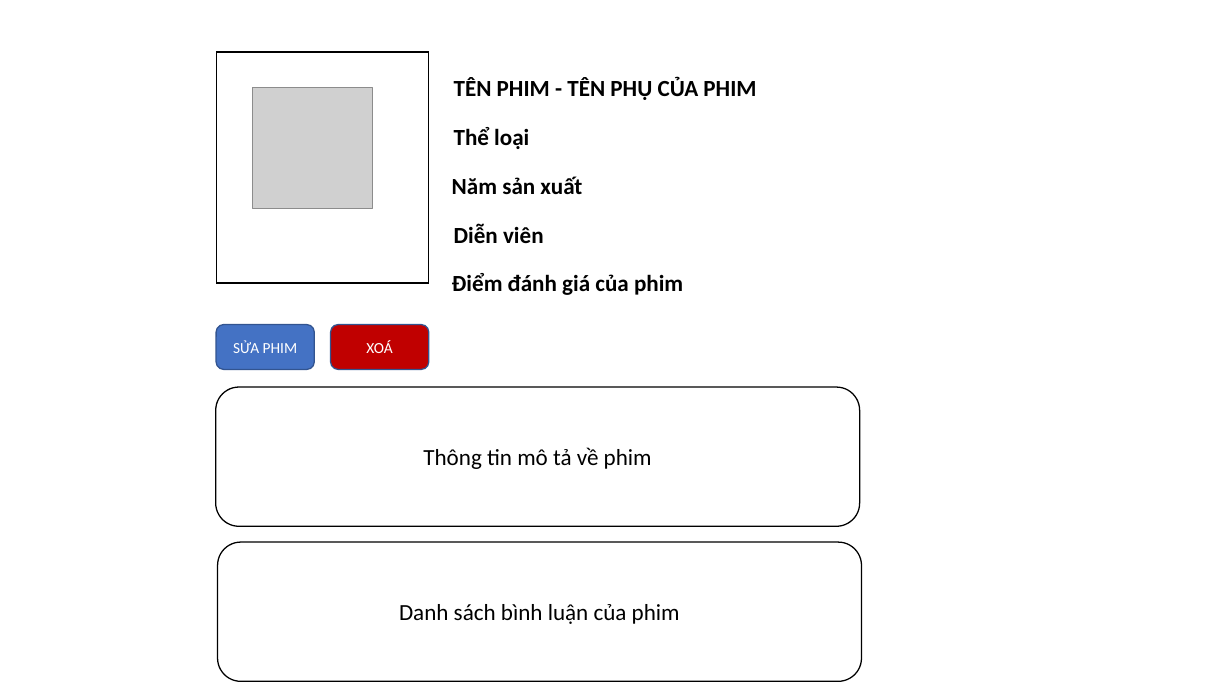
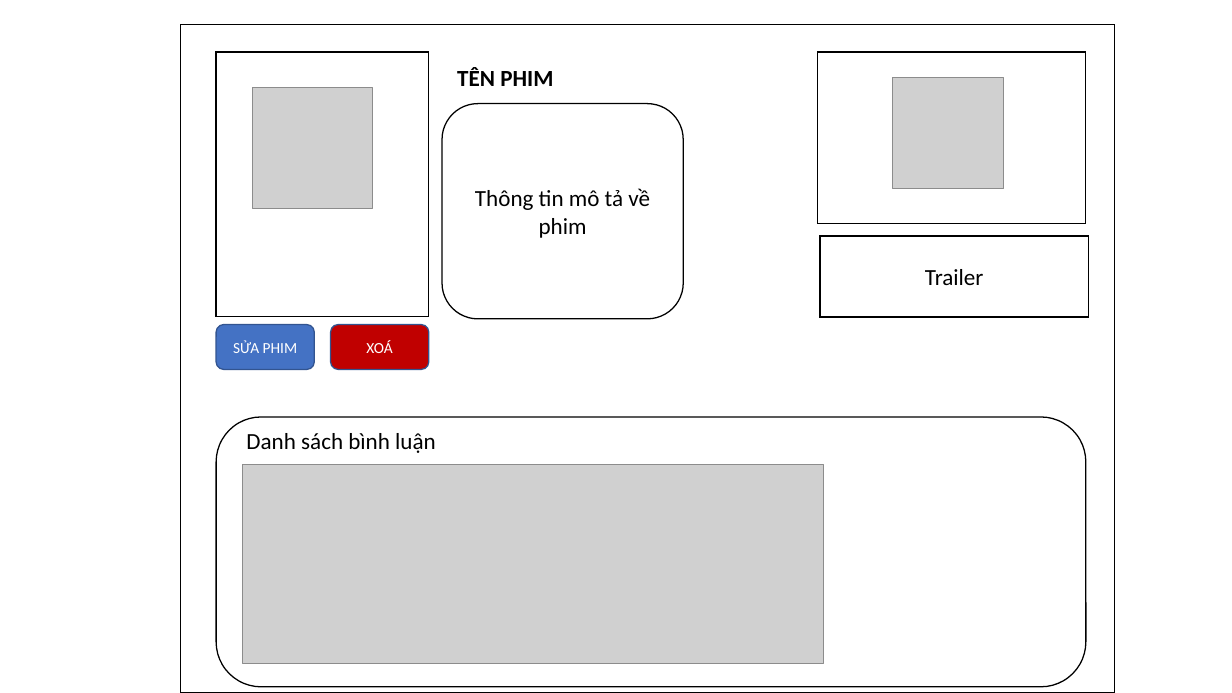
Before and after one commit to namnguyenbk/grad-thesis, a slide deck: slide 12 of Mockup-UI.pptx (slide 9 before the commit). Drawn at 1232x693 pixels with LibreOffice and Linux fonts; fonts in the diff are those of the drawing; grey boxes stand for pictures. Boxes give left, top, right and bottom in pixels: in the first picture for what was removed or moved away, otherwise in the second. Text is boxed around its words. In the diff, an @@ line names an element or a change of style, - is before the commit and + after.

```diff
--- a/Mockup-UI.pptx
+++ b/Mockup-UI.pptx
@@ rectangle added at (x1=181, y1=24, x2=1115, y2=693), fill #FFFFFF, outline #000000 1 pt @@
@@ rectangle resized from (x1=216, y1=52, x2=429, y2=283) to (x1=216, y1=52, x2=429, y2=317) @@
@@ rectangle added at (x1=818, y1=52, x2=1086, y2=223), fill #FFFFFF, outline #000000 1 pt @@
@@ text at (x1=457, y1=67, x2=553, y2=86): text changed @@
-TÊN PHIM - TÊN PHỤ CỦA PHIM
+TÊN PHIM
@@ picture added at (x1=893, y1=78, x2=1004, y2=189) @@
@@ rounded rectangle "Thông tin mô tả về ..." resized from (x1=215, y1=387, x2=860, y2=527) to (x1=442, y1=104, x2=683, y2=319) @@
@@ text removed at (x1=454, y1=127, x2=529, y2=149) @@
-Thể loại
@@ text removed at (x1=452, y1=176, x2=582, y2=194) @@
-Năm sản xuất
@@ text removed at (x1=454, y1=223, x2=544, y2=243) @@
-Diễn viên
@@ rectangle added at (x1=821, y1=236, x2=1089, y2=317), fill #FFFFFF, outline #000000 1 pt, 18 pt, text #000000 @@
+Trailer
@@ text removed at (x1=452, y1=273, x2=683, y2=295) @@
-Điểm đánh giá của phim
@@ rounded rectangle resized from (x1=217, y1=543, x2=861, y2=682) to (x1=216, y1=417, x2=1086, y2=687) @@
@@ text added at (x1=246, y1=433, x2=436, y2=453), 18 pt, text #000000 @@
+Danh sách bình luận
@@ picture added at (x1=243, y1=465, x2=824, y2=664) @@
@@ text in rounded rectangle at (x1=399, y1=604, x2=680, y2=624): text removed @@
-Danh sách bình luận của phim
```
Also in this commit, not shown: 6 other slides changed, 3 slides added, 6 other files.
